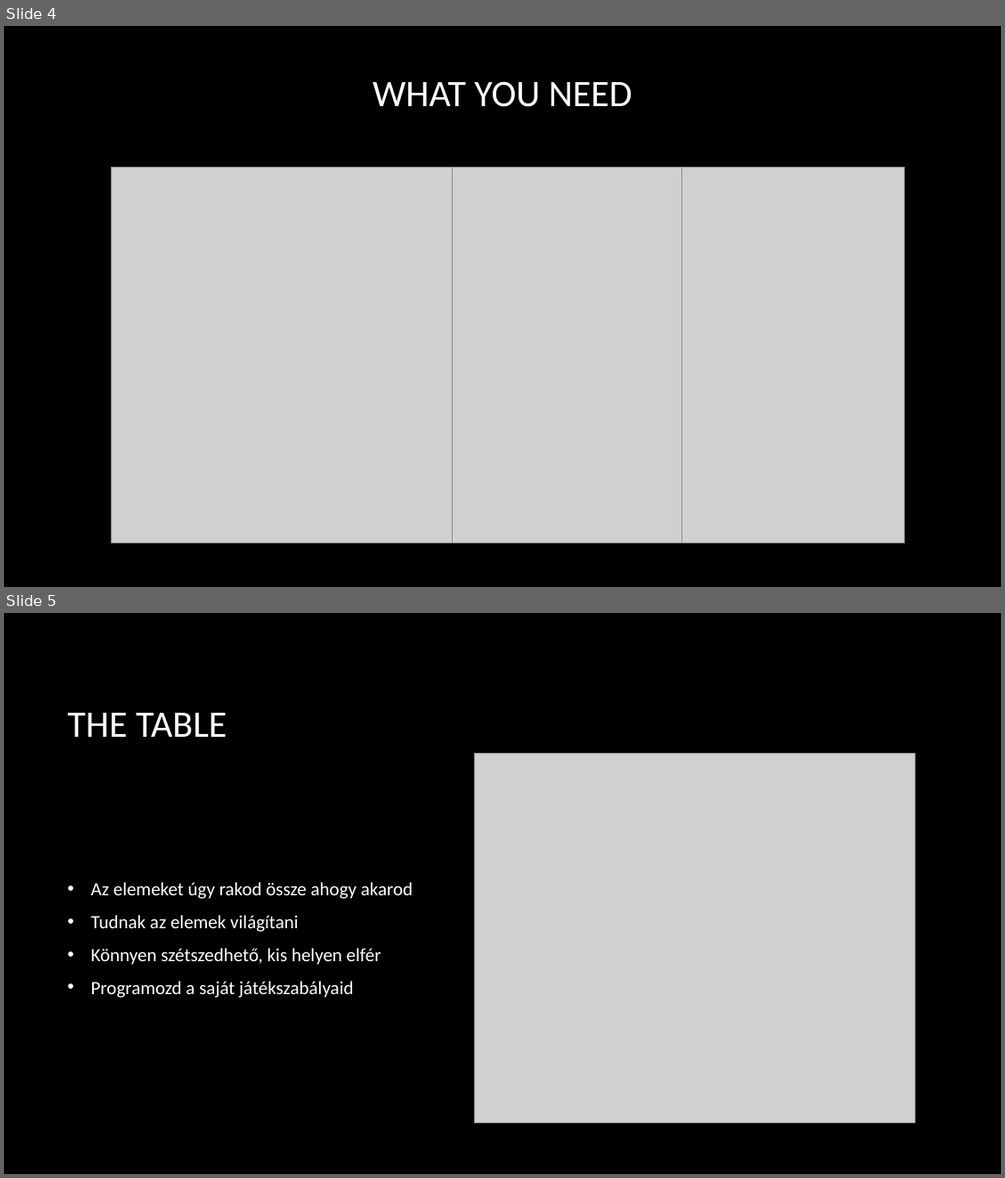
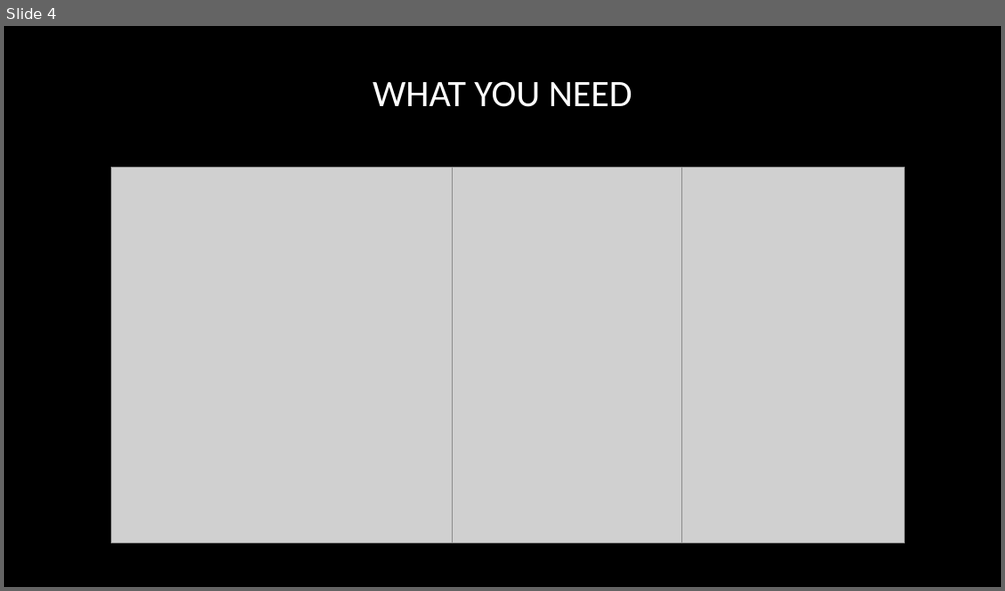
Before and after one commit to Adrellan/CubicDarts, a slide deck: cubic_darts.pptx. Shown one above the other, each under a label of ours: slides 4 and 5 before the commit, slide 4 after it. The pictures are 1005x1178 and 1005x591 pixels, drawn with LibreOffice and Linux fonts; fonts in the diff are those of the drawing; grey boxes stand for pictures; background and template pictures are left out. Boxes give left, top, right and bottom in pixels: in the first picture for what was removed or moved away, otherwise in the second. Text is boxed around its words. In the diff, an @@ line names an element or a change of style, - is before the commit and + after.

```diff
--- a/cubic_darts.pptx
+++ b/cubic_darts.pptx
@@ slide 5 removed at box(4, 613, 1001, 1174), background picture (left out) @@
@@ title removed at box(67, 713, 226, 737) @@
-THE TABLE
@@ picture removed at box(474, 754, 914, 1123) @@
@@ text removed at box(91, 882, 413, 997) @@
-• Az elemeket úgy rakod össze ahogy akarod
-• Tudnak az elemek világítani
-• Könnyen szétszedhető, kis helyen elfér
-• Programozd a saját játékszabályaid
```
Also in this commit, not shown: 4 slides changed, 2 slides added, 1 other slide removed, 2 other files.
